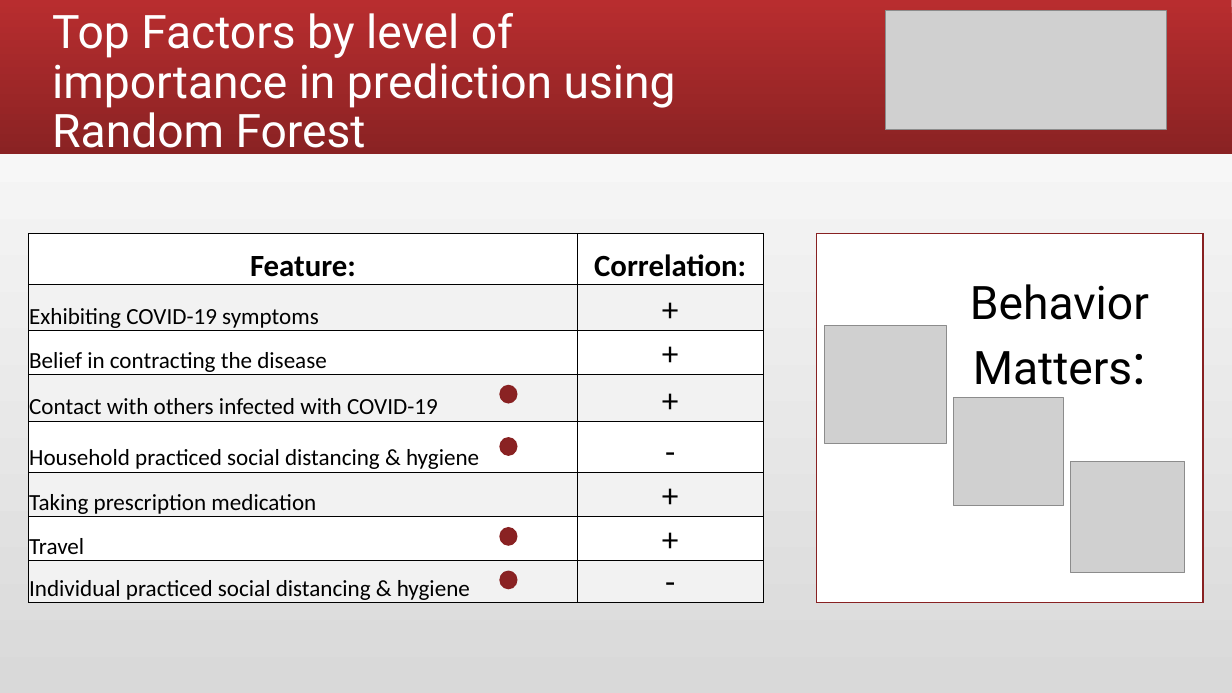
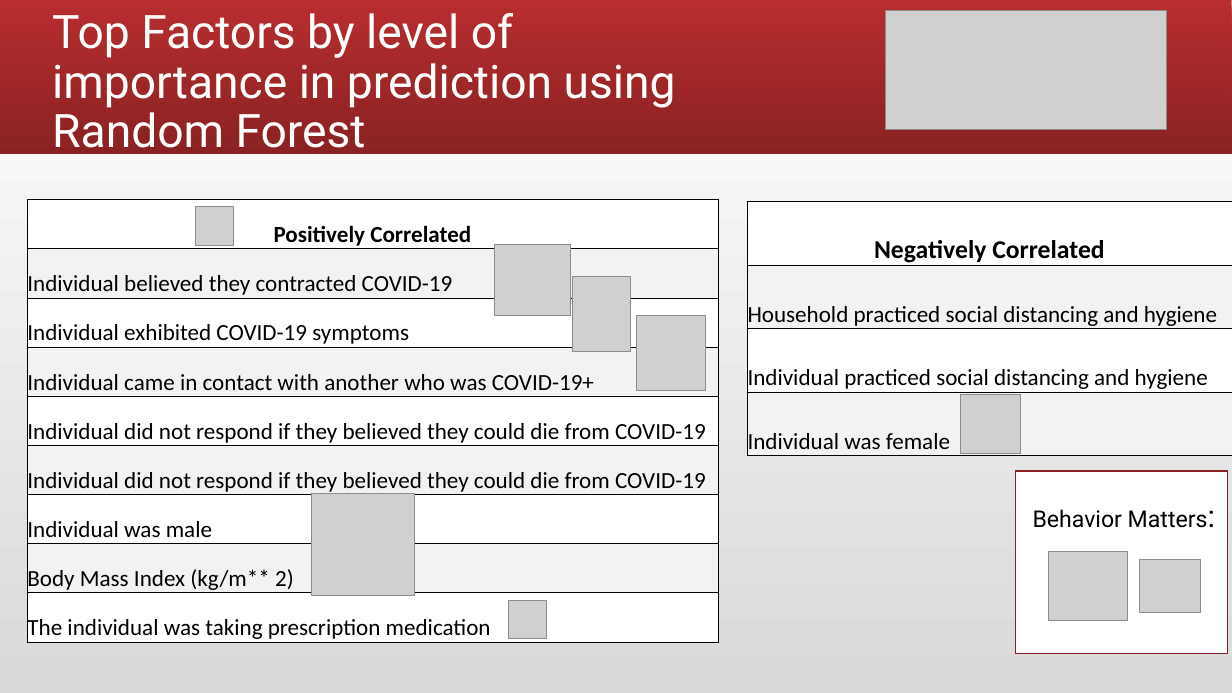
Before and after one commit to andiosika/Binomial-Classification-Ranom-Forest-hyper-imbalance, a slide deck: slide 9 of Covid19Preso.pptx. Drawn at 1232x693 pixels with LibreOffice and Linux fonts; fonts in the diff are those of the drawing; grey boxes stand for pictures. Boxes give left, top, right and bottom in pixels: in the first picture for what was removed or moved away, otherwise in the second. Text is boxed around its words. In the diff, an @@ line names an element or a change of style, - is before the commit and + after.

```diff
--- a/Covid19Preso.pptx
+++ b/Covid19Preso.pptx
@@ table added at bbox=[27, 200, 718, 646], 9 rows, 1 columns @@
+Positively Correlated
+Individual believed they contracted COVID-19
+Individual exhibited COVID-19 symptoms
+Individual came in contact with another who was COVID-19+
+Individual did not respond if they believed they could die from COVID-19
+Individual did not respond if they believed they could die from COVID-19
+Individual was male
+Body Mass Index (kg/m** 2)
+The individual was taking prescription medication
@@ picture added at bbox=[195, 207, 234, 246] @@
@@ table added at bbox=[747, 201, 1232, 460], 4 rows, 1 columns @@
+Negatively Correlated
+Household practiced social distancing and hygiene
+Individual practiced social distancing and hygiene
+Individual was female
@@ table removed at bbox=[29, 234, 763, 604], 8 rows, 2 columns @@
-Feature: | Correlation:
-Exhibiting COVID-19 symptoms | +
-Belief in contracting the disease | +
-Contact with others infected with COVID-19 | +
-Household practiced social distancing & hygiene | -
-Taking prescription medication | +
-Travel | +
-Individual practiced social distancing & hygiene | -
@@ picture added at bbox=[494, 245, 570, 316] @@
@@ picture added at bbox=[573, 276, 631, 352] @@
@@ picture added at bbox=[637, 316, 705, 392] @@
@@ ellipse removed at bbox=[500, 385, 517, 403] @@
@@ picture added at bbox=[961, 394, 1021, 454] @@
@@ ellipse removed at bbox=[500, 438, 517, 456] @@
@@ rectangle "Behavior Matters:": place and size @@
-rectangle "Behavior Matters:" at bbox=[816, 234, 1203, 603]
+rectangle "Behavior Matters:" at bbox=[1016, 471, 1228, 654]
@@ picture removed at bbox=[1071, 461, 1186, 573] @@
@@ picture added at bbox=[312, 494, 415, 596] @@
@@ text "Behavior Matters:": place and size @@
-text "Behavior Matters:" at bbox=[970, 284, 1149, 385]
+text "Behavior Matters:" at bbox=[1033, 509, 1208, 528]
@@ text "Behavior Matters:" at bbox=[1033, 509, 1208, 528]: size 36 to 18 pt; size 44 to 24 pt in "Matters:" @@
@@ ellipse removed at bbox=[500, 528, 517, 545] @@
@@ picture: place and size @@
-picture at bbox=[824, 325, 945, 445]
+picture at bbox=[1049, 552, 1128, 621]
@@ picture: place and size @@
-picture at bbox=[954, 397, 1064, 506]
+picture at bbox=[1141, 559, 1201, 613]
@@ ellipse removed at bbox=[500, 571, 517, 589] @@
@@ picture added at bbox=[508, 601, 546, 639] @@
```
Also in this commit, not shown: 4 other slides changed, 1 slide added, 5 other files.
